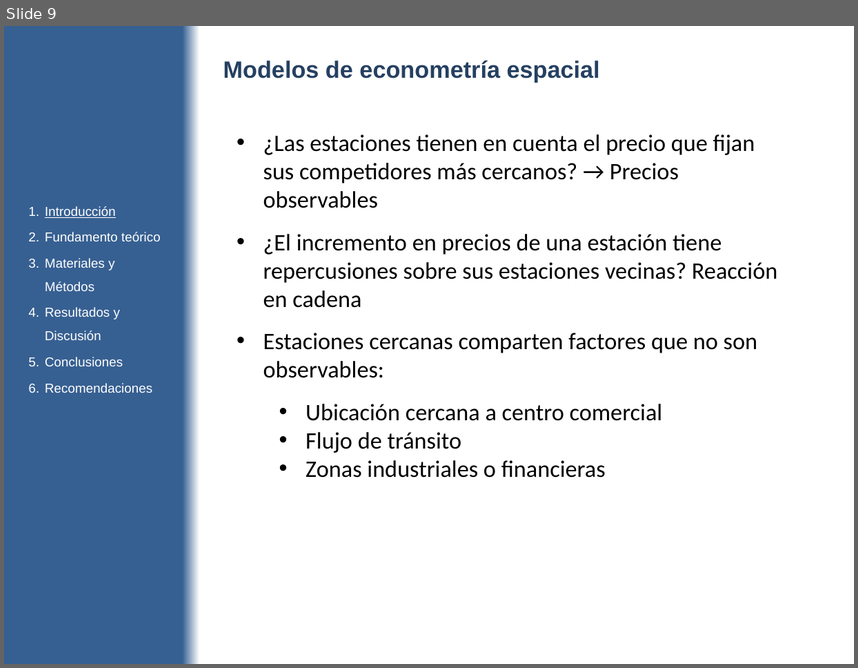
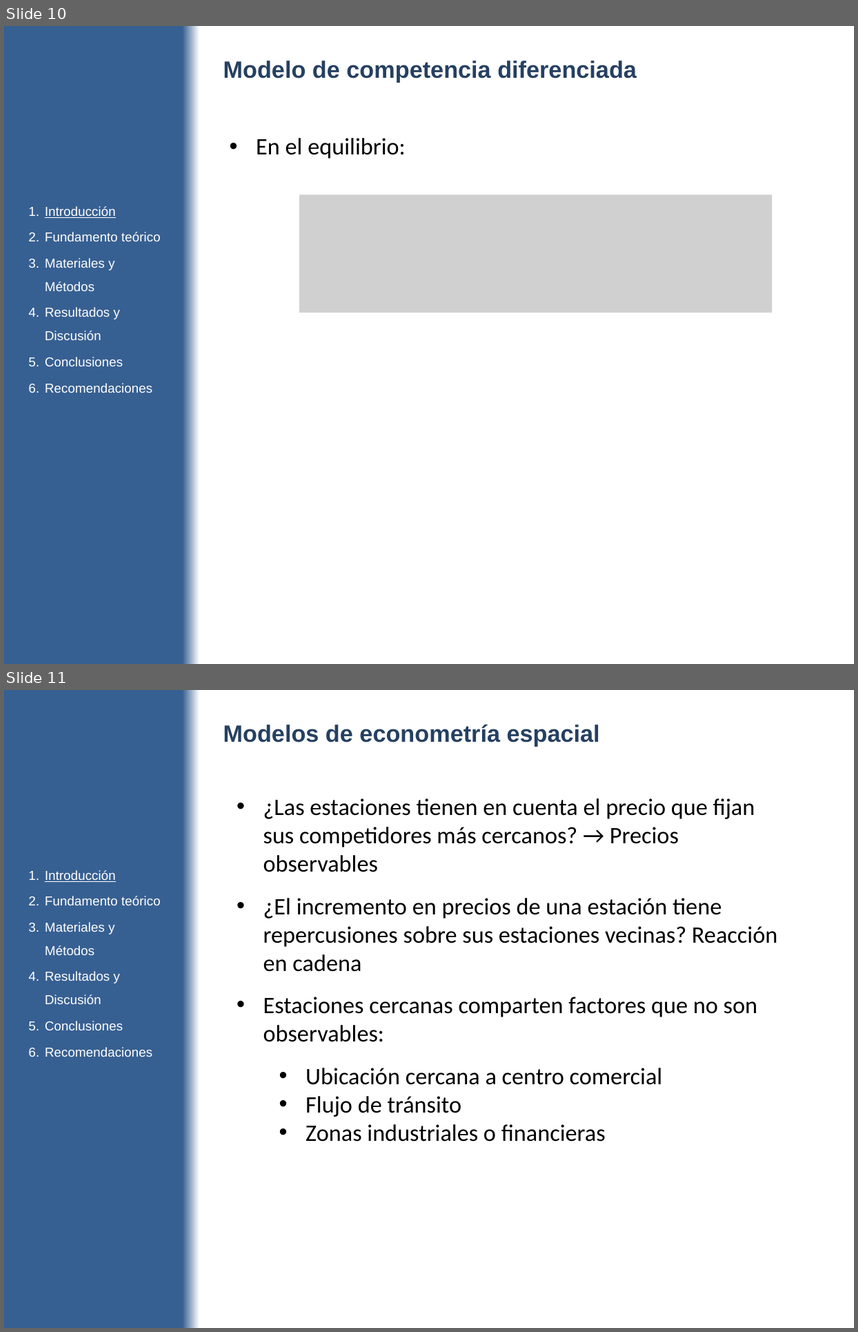
Before and after one commit to diegouriarte/masther-thesis, a slide deck: doc/avance-parcial.pptx. Shown one above the other, each under a label of ours: slide 9 before the commit, slides 10 and 11 after it. The pictures are 858x668 and 858x1332 pixels, drawn with LibreOffice and Linux fonts; fonts in the diff are those of the drawing; grey boxes stand for pictures. Boxes give left, top, right and bottom in pixels: in the first picture for what was removed or moved away, otherwise in the second. Text is boxed around its words. In the diff, an @@ line names an element or a change of style, - is before the commit and + after.

```diff
--- a/doc/avance-parcial.pptx
+++ b/doc/avance-parcial.pptx
@@ slide 10 added at (4,26,854,664), background gradient #376092 to #FFFFFF @@
@@ text added at (223,60,637,82), 20 pt, text #254061, bold @@
+Modelo de competencia diferenciada
@@ text added at (256,138,406,158), 20 pt, text #000000 @@
+• En el equilibrio:
@@ text added at (45,206,161,392), 11 pt, text #FFFFFF @@
+1. Introducción
+2. Fundamento teórico
+3. Materiales y Métodos
+4. Resultados y Discusión
+5. Conclusiones
+6. Recomendaciones
@@ picture added at (299,194,771,312) @@
@@ what was slide 9 is now slide 11 @@
```
Also in this commit, not shown: 1 other slide added, 11 other files.
